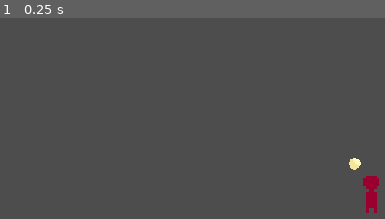
Above: before the commit, frame 1.
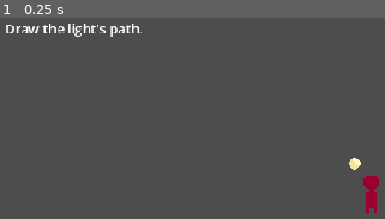
Above: after the commit, the same moment.

Repository: kvnfrr/Staylight
Game: Godot game, scene res://scenes/main.tscn
Two runs of this game, one before a commit and one after it. Both use one fixed random seed, a clock stepped at 60 frames per second and the inputs below.
Inputs:
- Up to frame 1 (0.25 s): no input

The runs differ from the first frame. In frame 1, 0.8% of the frame differs, in the area x 1-37%, y 2-10%.

Commit message:
Added distance fail condition

Diff:
--- a/scenes/main.tscn
+++ b/scenes/main.tscn
@@ -44,3 +44,12 @@
 
 [node name="Sprite2D" type="Sprite2D" parent="Spirit" unique_id=36448746]
 texture = ExtResource("3_sugp2")
+
+[node name="UI" type="CanvasLayer" parent="." unique_id=214130784]
+
+[node name="MessageLabel" type="Label" parent="UI" unique_id=1000840488]
+offset_left = 20.0
+offset_top = 20.0
+offset_right = 60.0
+offset_bottom = 43.0
+text = "Draw the light's path."
--- a/scripts/main.gd
+++ b/scripts/main.gd
@@ -5,6 +5,7 @@
 @onready var path_line: Line2D = $PathLine
 @onready var spirit: Area2D = $Spirit
 @onready var player: CharacterBody2D = $Player
+@onready var message_label: Label = $UI/MessageLabel
 
 var state := GameState.DRAWING
 var path_points: Array[Vector2] = []
@@ -12,6 +13,14 @@
 
 var spirit_index := 0
 var spirit_speed := 120.0
+
+var safe_distance := 140.0
+var uneasy_distance := 220.0
+var danger_distance := 300.0
+
+var danger_timer := 0.0
+var danger_time_limit := 2.0
+var was_in_danger := false
 
 func _ready() -> void:
 	player.controls_enabled = false
@@ -37,6 +46,7 @@
 func _process(delta: float) -> void:
 	if state == GameState.RUNNING:
 		move_spirit(delta)
+		update_danger(delta)
 
 func add_path_point(pos: Vector2) -> void:
 	if path_points.is_empty() or path_points[-1].distance_to(pos) >= min_point_distance:
@@ -46,12 +56,16 @@
 func clear_path() -> void:
 	path_points.clear()
 	path_line.clear_points()
+	message_label.text = "Draw the light's path."
 
 func start_run() -> void:
 	state = GameState.RUNNING
 	spirit.global_position = path_points[0]
 	spirit_index = 1
 	player.controls_enabled = true
+	danger_timer = 0.0
+	was_in_danger = false
+	message_label.text = "Follow the light."
 
 func move_spirit(delta: float) -> void:
 	if spirit_index >= path_points.size():
@@ -64,3 +78,40 @@
 
 	if spirit.global_position.distance_to(target) < 2.0:
 		spirit_index += 1
+
+func update_danger(delta: float) -> void:
+	var distance := player.global_position.distance_to(spirit.global_position)
+
+	if distance < safe_distance:
+		danger_timer = 0.0
+
+		if was_in_danger:
+			message_label.text = "The sounds begin to fade..."
+			was_in_danger = false
+		else:
+			message_label.text = ""
+
+	elif distance < uneasy_distance:
+		danger_timer = 0.0
+		message_label.text = "You don't feel safe..."
+
+	elif distance < danger_distance:
+		danger_timer = 0.0
+		was_in_danger = true
+		message_label.text = "You hear something in the dark..."
+
+	else:
+		was_in_danger = true
+		danger_timer += delta
+		message_label.text = "Run."
+
+		if danger_timer >= danger_time_limit:
+			fail_run()
+
+func fail_run() -> void:
+	state = GameState.DRAWING
+	player.controls_enabled = false
+	spirit_index = 0
+	danger_timer = 0.0
+	was_in_danger = false
+	message_label.text = "The dark found you. Press R to redraw."
